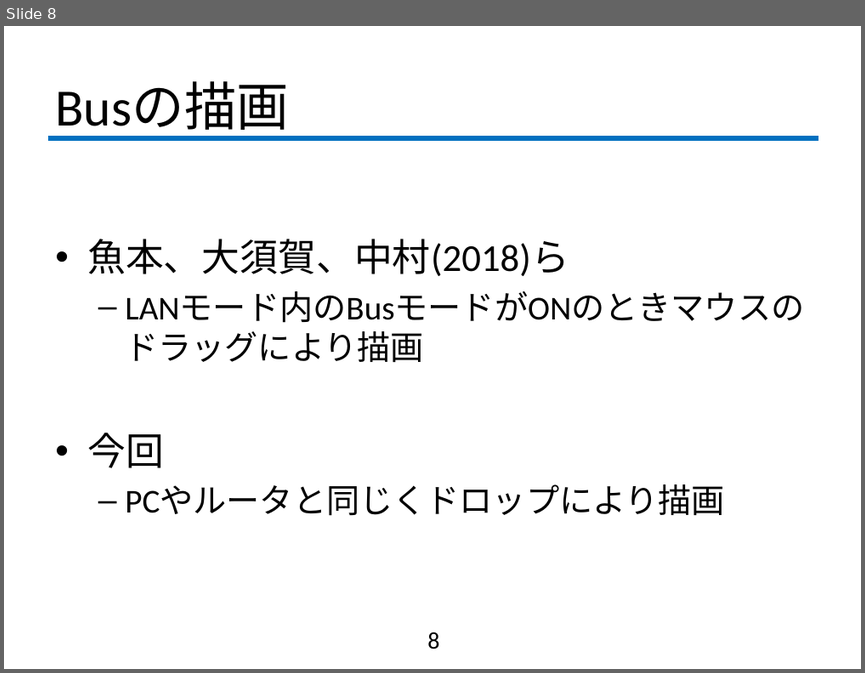
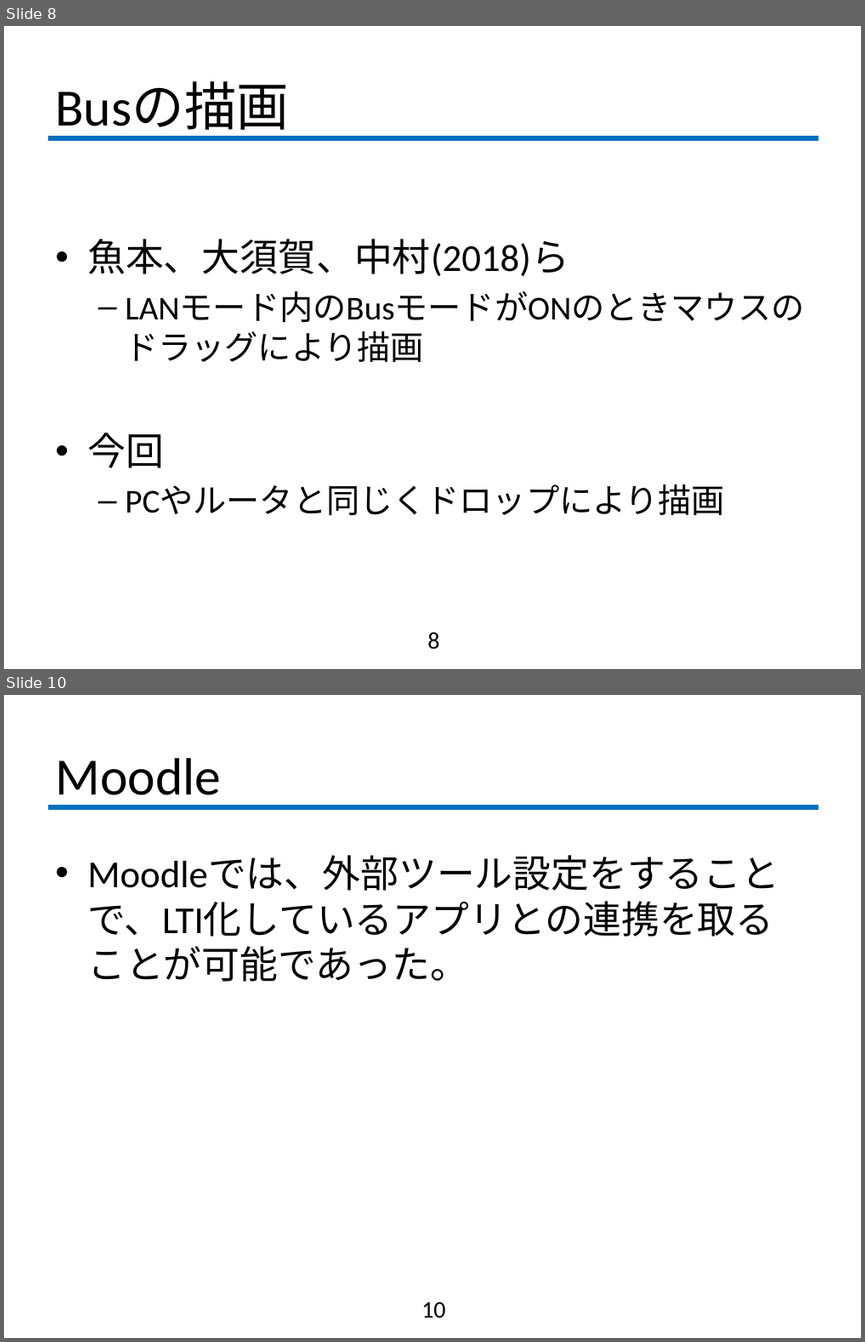
Before and after one commit to fujiLabo/fuji_simu, a slide deck: 1203(numa)進捗.pptx. Shown one above the other, each under a label of ours: slide 8 before the commit, slides 8 and 10 after it; the slides between them are not shown. The pictures are 865x673 and 865x1342 pixels, drawn with LibreOffice and Linux fonts; fonts in the diff are those of the drawing; background and template pictures are left out. Boxes give left, top, right and bottom in pixels: in the first picture for what was removed or moved away, otherwise in the second. Text is boxed around its words. In the diff, an @@ line names an element or a change of style, - is before the commit and + after.

```diff
--- a/1203(numa)進捗.pptx
+++ b/1203(numa)進捗.pptx
@@ slide 10 added at (4, 695, 861, 1338), background #FFFFFF; not listed: 1 template element that a slide beside it also shows @@
@@ title added at (55, 758, 221, 807), 44 pt, text #000000 @@
+Moodle
@@ text added at (87, 856, 779, 981), 32 pt, text #000000 @@
+• Moodleでは、外部ツール設定をすることで、LTI化しているアプリとの連携を取ることが可能であった。
@@ page number added at (421, 1302, 445, 1317), 20 pt, text #000000 @@
+10
```
Also in this commit, not shown: 2 slides changed, 5 other slides added, 2 other files.
